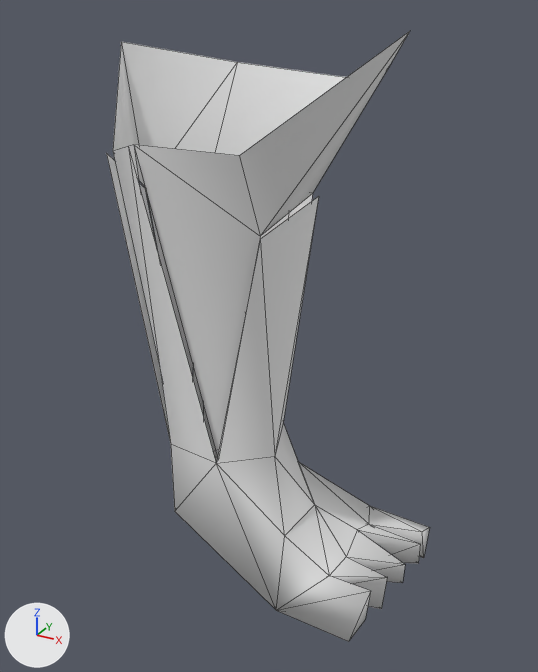
A saved change to the FBX model Backrooms/RawAssets/Meshes/SM_HoundET_BackLowerR.fbx.
The view is the same before and after, from a 50 mm camera at (0.371, -0.567, 0.161) aimed at (0.05, 0.018, -0.131). Every picture has the same lights, and +X, +Y and +Z are marked at lower left. The older version comes first. Mesh edges are drawn as thin lines. Where no turn or scale is listed for an object, it has been applied to the vertices.

The older version as bpy lines, for what is in view:
```python
me_r_cube_part_017 = bpy.data.meshes.new('R_Cube_part.017')
me_r_cube_part_017.from_pydata(...)  # 56 vertices, 76 faces; spans x -0.119..0.208, y -0.068..0.108, z -0.391..0.146
me_r_cube_part_017.materials.append(mat_houndskin)  # white #e7e7e7
# before: 39 (0.06, -0.051, 0.054) at pixel (239, 155), 40 (0.139, 0.07, 0.12) at pixel (391, 62), 41 (0.162, 0.045, 0.146) at pixel (410, 30), 42 (-0.119, 0.033, 0.133) at pixel (121, 41), 43 (-0.028, 0.094, 0.114) at pixel (237, 62)
# before: 44 (0.091, 0.092, 0.104), 45 (-0.036, -0.062, 0.057) at pixel (133, 144), 46 (-0.086, -0.032, 0.043) at pixel (112, 151), 47 (0.091, 0.022, 0.013) at pixel (312, 193), 48 (0.068, -0.032, -0.016) at pixel (260, 236)
# before: 49 (-0.033, 0.04, 0.001), 50 (0.056, 0.045, 0.008), 51 (0.028, -0.046, -0.244), 52 (0.048, 0.046, -0.246), 53 (-0.052, 0.019, -0.255)
# before: 54 (-0.036, -0.028, -0.252), 55 (-0.083, 0.011, 0.001) at pixel (146, 188)
ob_sm_houndet_backlowerr = bpy.data.objects.new('SM_HoundET_BackLowerR', me_r_cube_part_017)
ob_sm_houndet_backlowerr.location = (0.0, 0.0, 0.0)
```
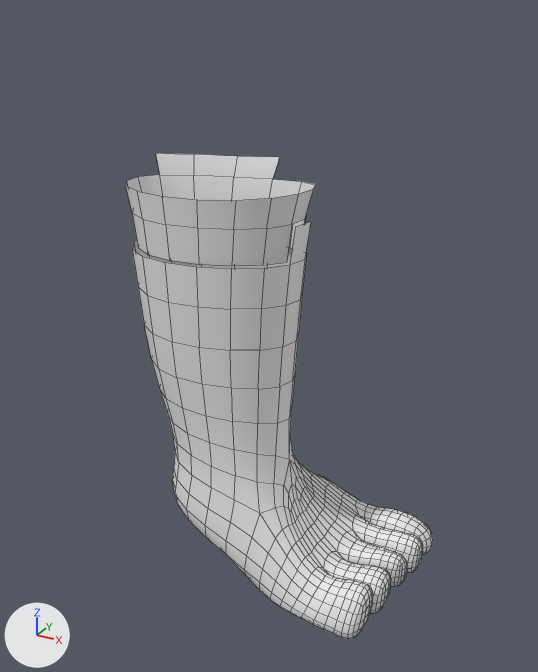
Location of each change, [x1, y1, x2, y2] in pixels of the pictures (538 x 672 px):
'SM_HoundET_BackLowerR', reshaped (20% shorter)
    before: [106, 31, 430, 642]
    after: [126, 153, 433, 639]
part 1 of me_r_cube_part_017, rebuilt (7% narrower, 15% shorter)
    before: [106, 150, 430, 642]
    after: [132, 222, 433, 639]
part 2 of me_r_cube_part_017, added
    after: [126, 153, 315, 266]
part 3 of me_r_cube_part_017, deleted
    before: [113, 31, 410, 458]

Edits to the bpy script that builds the scene:
```text
Change me_r_cube_part_017:
    used by ob_sm_houndet_backlowerr; location = (0.0, 0.0, 0.0)
    verts and faces of me_r_cube_part_017; kept vertices keep their numbers, new ones are numbered from 56
    remove me_r_cube_part_017.from_pydata(...)  # 56 vertices, 76 faces; spans x -0.119..0.208, y -0.068..0.108, z -0.391..0.146
    add me_r_cube_part_017.from_pydata(...)  # 1241 vertices, 1211 faces; spans x -0.086..0.211, y -0.065..0.107, z -0.39..0.034
    me_r_cube_part_017 part 1: the loose piece of 39 vertices spanning x -0.09..0.208, y -0.068..0.108, z -0.391..0.056 is rebuilt with 1191 vertices and now spans x -0.086..0.211, y -0.065..0.107, z -0.39..-0.01
    me_r_cube_part_017 part 2: a new loose piece of 50 vertices spanning x -0.086..0.095, y -0.058..0.06, z -0.047..0.034, in mat_houndskin (white #e7e7e7)
    me_r_cube_part_017 part 3
    add delete_vertices([*range(39, 56)])  # with the faces that use them
```
